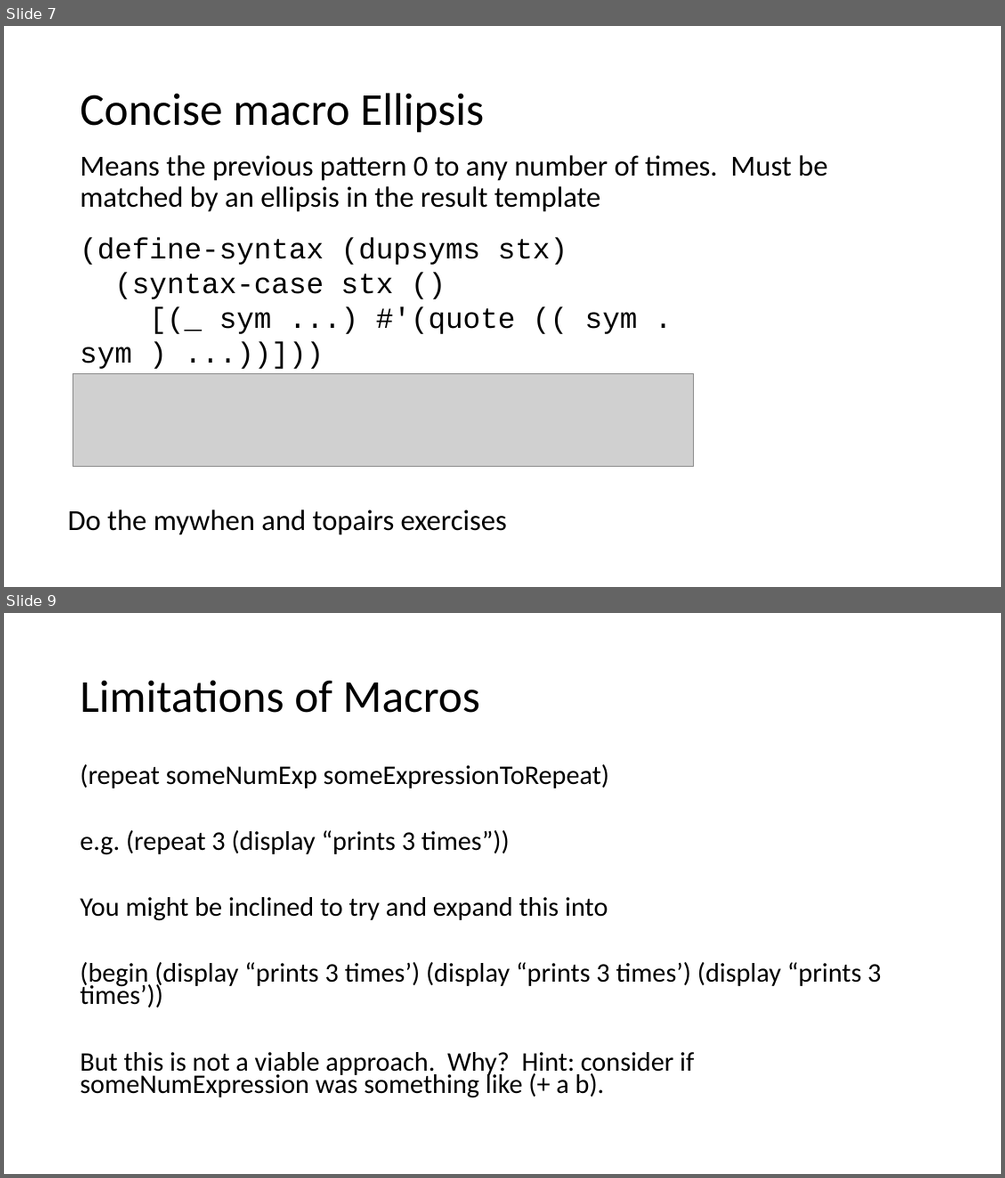
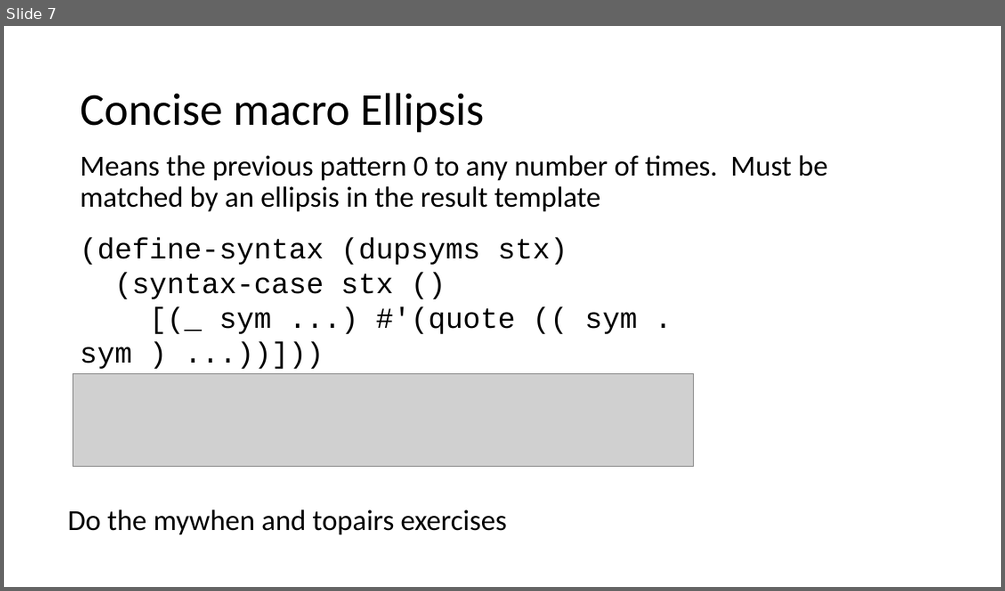
Before and after one commit to RHIT-CSSE/csse304, a slide deck: ClassMaterials/Macros1/Macros.pptx. Shown one above the other, each under a label of ours: slides 7 and 9 before the commit, slide 7 after it; the slides between them are not shown. The pictures are 1005x1178 and 1005x591 pixels, drawn with LibreOffice and Linux fonts; fonts in the diff are those of the drawing; grey boxes stand for pictures. Boxes give left, top, right and bottom in pixels: in the first picture for what was removed or moved away, otherwise in the second. Text is boxed around its words. In the diff, an @@ line names an element or a change of style, - is before the commit and + after.

Commit message:
moving stuff between macro assignments

```diff
--- a/ClassMaterials/Macros1/Macros.pptx
+++ b/ClassMaterials/Macros1/Macros.pptx
@@ slide 9 removed at (4,613,1001,1174), background #FFFFFF @@
@@ title removed at (80,680,480,713) @@
-Limitations of Macros
@@ text removed at (80,764,881,1098) @@
-(repeat someNumExp someExpressionToRepeat)
-e.g. (repeat 3 (display “prints 3 times”))
-You might be inclined to try and expand this into
-(begin (display “prints 3 times’) (display “prints 3 times’) (display “prints 3 times’))
-But this is not a viable approach. Why? Hint: consider if someNumExpression was something like (+ a b).
```
Also in this commit, not shown: 2 other slides removed, 5 other files.
